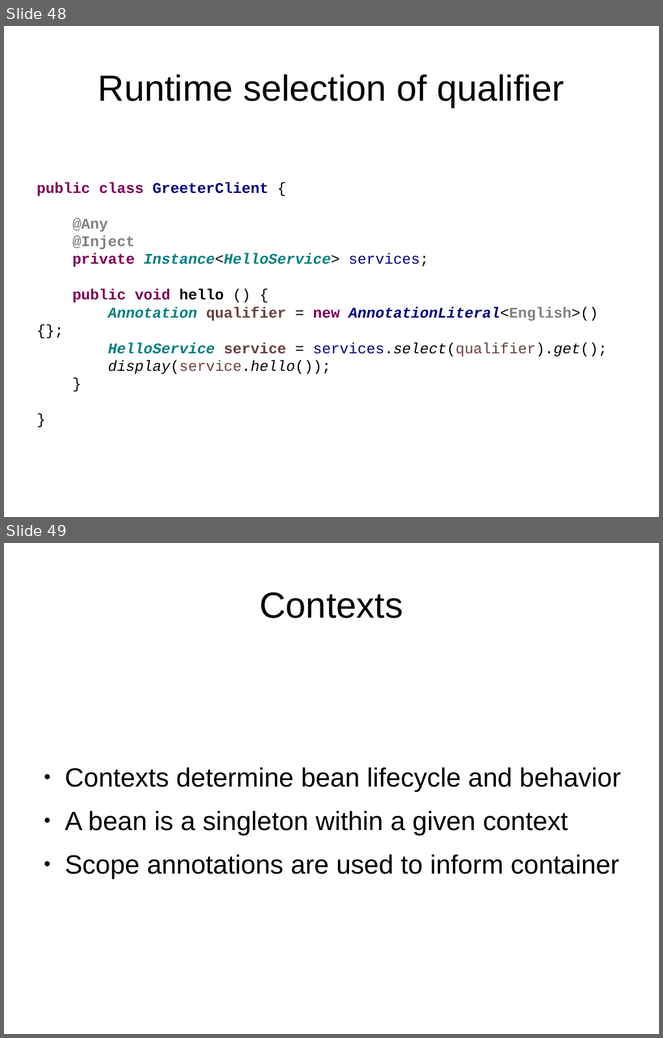
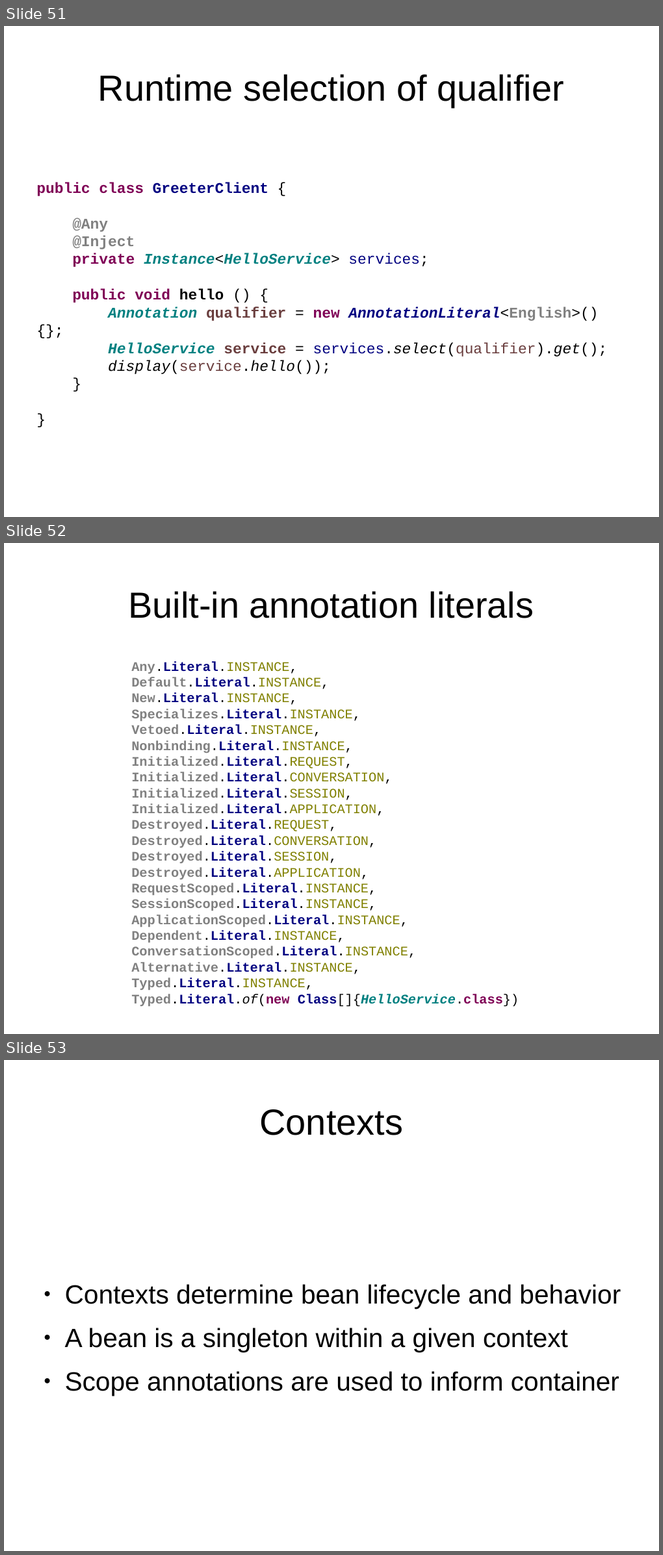
Before and after one commit to FrigoCoder/CDI, a slide deck: CDI.odp. Shown one above the other, each under a label of ours: slides 48 and 49 before the commit, slides 51, 52 and 53 after it. The pictures are 663x1038 and 663x1555 pixels, drawn with LibreOffice and Linux fonts; fonts in the diff are those of the drawing. Boxes give left, top, right and bottom in pixels: in the first picture for what was removed or moved away, otherwise in the second. Text is boxed around its words. In the diff, an @@ line names an element or a change of style, - is before the commit and + after.

```diff
--- a/CDI.odp
+++ b/CDI.odp
@@ slide 52 added at [4, 543, 659, 1034], background #FFFFFF @@
@@ title added at [129, 591, 534, 618], 44 pt, text #000000 @@
+Built-in annotation literals
@@ text added at [131, 661, 416, 990], 16 pt, text #808080, bold @@
+Any.Literal.INSTANCE,
+Default.Literal.INSTANCE,
+New.Literal.INSTANCE,
+Specializes.Literal.INSTANCE,
+Vetoed.Literal.INSTANCE,
+Nonbinding.Literal.INSTANCE,
+Initialized.Literal.REQUEST,
+Initialized.Literal.CONVERSATION,
+Initialized.Literal.SESSION,
+Initialized.Literal.APPLICATION,
+Destroyed.Literal.REQUEST,
+Destroyed.Literal.CONVERSATION,
+Destroyed.Literal.SESSION,
+Destroyed.Literal.APPLICATION,
+RequestScoped.Literal.INSTANCE,
+SessionScoped.Literal.INSTANCE,
+ApplicationScoped.Literal.INSTANCE,
+Dependent.Literal.INSTANCE,
+ConversationScoped.Literal.INSTANCE,
+Alternative.Literal.INSTANCE,
+Typed.Literal.INSTANCE,
+Typed.Literal.of(new Class[]{HelloService.class})
@@ what was slide 48 is now slide 51 @@
@@ what was slide 49 is now slide 53 @@
```
Also in this commit, not shown: 2 slides changed, 4 other slides added, 1 slide removed, 3 other files.
